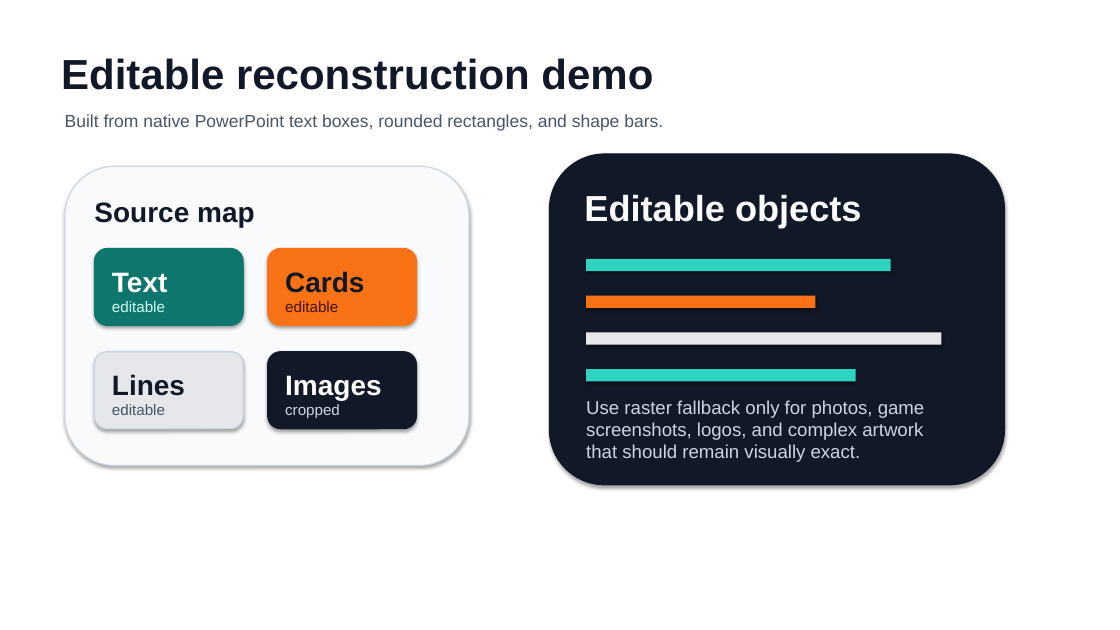
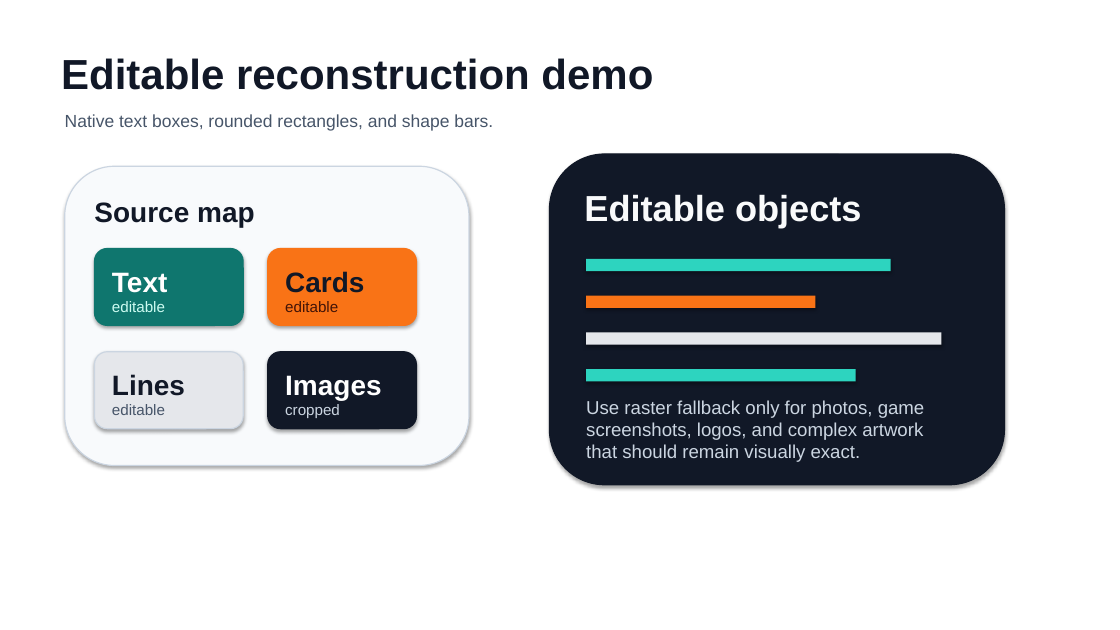
Before and after one commit to JerryLiu-uestc/html-to-editable-ppt, a slide deck: slide 3 of examples/deckforge-demo/deckforge-demo.pptx. Drawn at 1120x630 pixels with LibreOffice and Linux fonts; fonts in the diff are those of the drawing. Boxes give left, top, right and bottom in pixels: in the first picture for what was removed or moved away, otherwise in the second. Text is boxed around its words. In the diff, an @@ line names an element or a change of style, - is before the commit and + after.

```diff
--- a/examples/deckforge-demo/deckforge-demo.pptx
+++ b/examples/deckforge-demo/deckforge-demo.pptx
@@ text at (65, 114, 493, 131): text changed @@
-Built from native PowerPoint text boxes, rounded rectangles, and shape bars.
+Native text boxes, rounded rectangles, and shape bars.
```
Also in this commit, not shown: 4 other slides changed, 5 other files.
